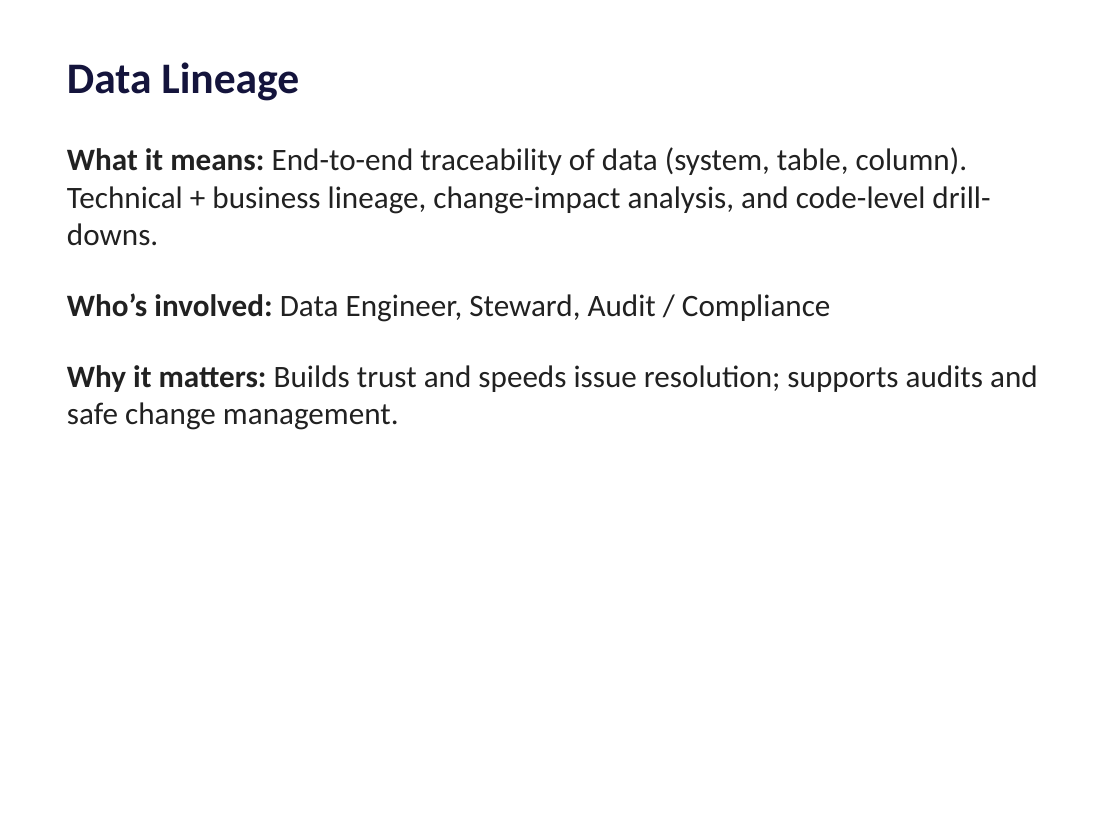
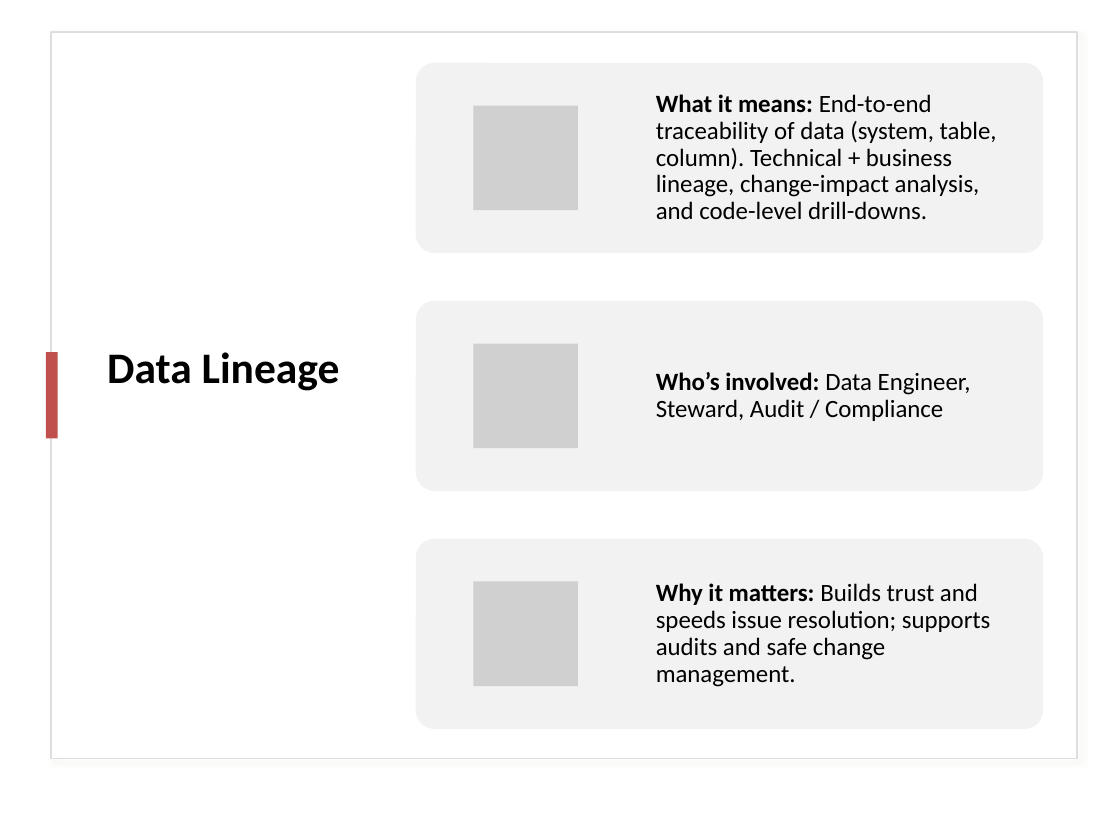
Before and after one commit to mokhayesh/aldin-accelerators, a slide deck: slide 10 of docs/_assets/data-governance-deck.pptx. Drawn at 1120x840 pixels with LibreOffice and Linux fonts; fonts in the diff are those of the drawing; grey boxes stand for pictures. Boxes give left, top, right and bottom in pixels: in the first picture for what was removed or moved away, otherwise in the second. Text is boxed around its words. In the diff, an @@ line names an element or a change of style, - is before the commit and + after.

```diff
--- a/docs/_assets/data-governance-deck.pptx
+++ b/docs/_assets/data-governance-deck.pptx
@@ rectangle added at (52,31,1077,758), fill #FFFFFF, outline #DEDEDE 1 pt @@
@@ title "Data Lineage": place and size @@
-title "Data Lineage" at (67,62,299,101)
+title "Data Lineage" at (107,352,340,391)
@@ title "Data Lineage" at (107,352,340,391): text colour #14143C to #000000; line spacing 1 to 0.9; vertical alignment top to middle @@
@@ text "What it means: End-to-end traceability ...": place and size @@
-text "What it means: End-to-end traceability ..." at (67,147,1038,430)
+text "What it means: End-to-end traceability ..." at (656,94,997,219)
@@ text "What it means: End-to-end traceability ..." at (656,94,997,219): size 20 to 16 pt, text colour #212121 to #000000; line spacing 1 to 0.9; more space between paragraphs; vertical alignment top to middle @@
@@ text at (67,293,1038,430): paragraphs removed @@
-Who’s involved: Data Engineer, Steward, Audit / Compliance
-Why it matters: Builds trust and speeds issue resolution; supports audits and safe change management.
@@ rectangle added at (46,352,57,438), fill #C0504D @@
@@ group added at (416,63,1043,729): 3 rounded rectangles, 3 pictures, 2 texts @@
+Who’s involved: Data Engineer, Steward, Audit / Compliance
+Why it matters: Builds trust and speeds issue resolution; supports audits and safe change management.
```
Also in this commit, not shown: 10 other slides changed, 1 other file.
